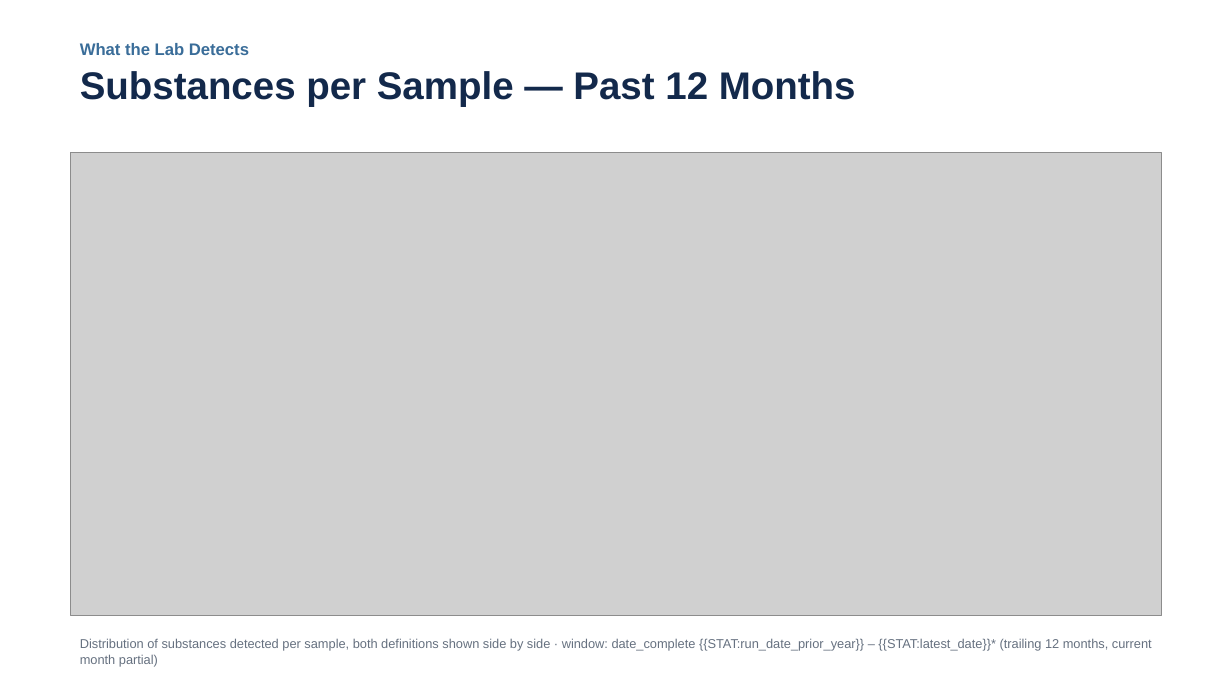
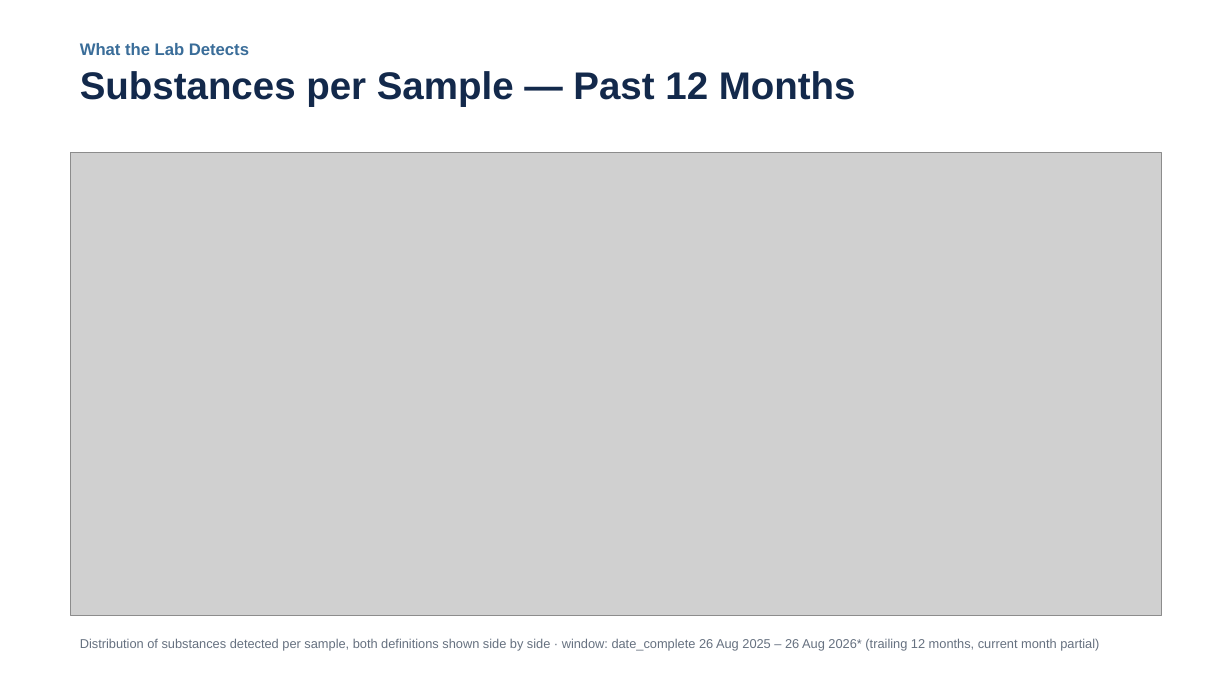
Before and after one commit to opioiddatalab/ncslides, a slide deck: slide 27 of docs/nc-drug-checking-latest.pptx. Drawn at 1232x693 pixels with LibreOffice and Linux fonts; fonts in the diff are those of the drawing; grey boxes stand for pictures. Boxes give left, top, right and bottom in pixels: in the first picture for what was removed or moved away, otherwise in the second. Text is boxed around its words. In the diff, an @@ line names an element or a change of style, - is before the commit and + after.

```diff
--- a/docs/nc-drug-checking-latest.pptx
+++ b/docs/nc-drug-checking-latest.pptx
@@ text at box(80, 638, 1099, 651): text changed @@
-Distribution of substances detected per sample, both definitions shown side by side · window: date_complete {{STAT:run_date_prior_year}} – {{STAT:latest_date}}* (trailing 12 months, current month partial)
+Distribution of substances detected per sample, both definitions shown side by side · window: date_complete 26 Aug 2025 – 26 Aug 2026* (trailing 12 months, current month partial)
```
Also in this commit, not shown: 36 other slides changed, 7 slides added, 7 slides removed, 5 other files.
